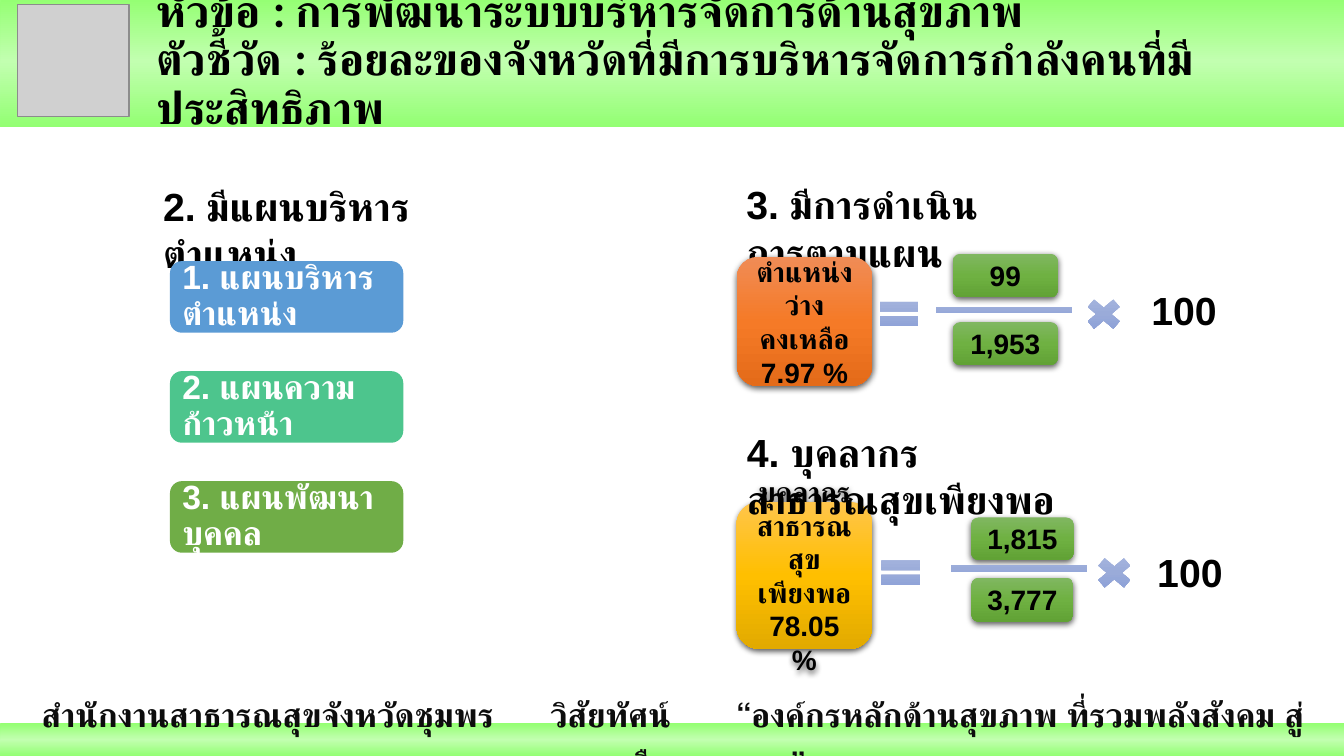
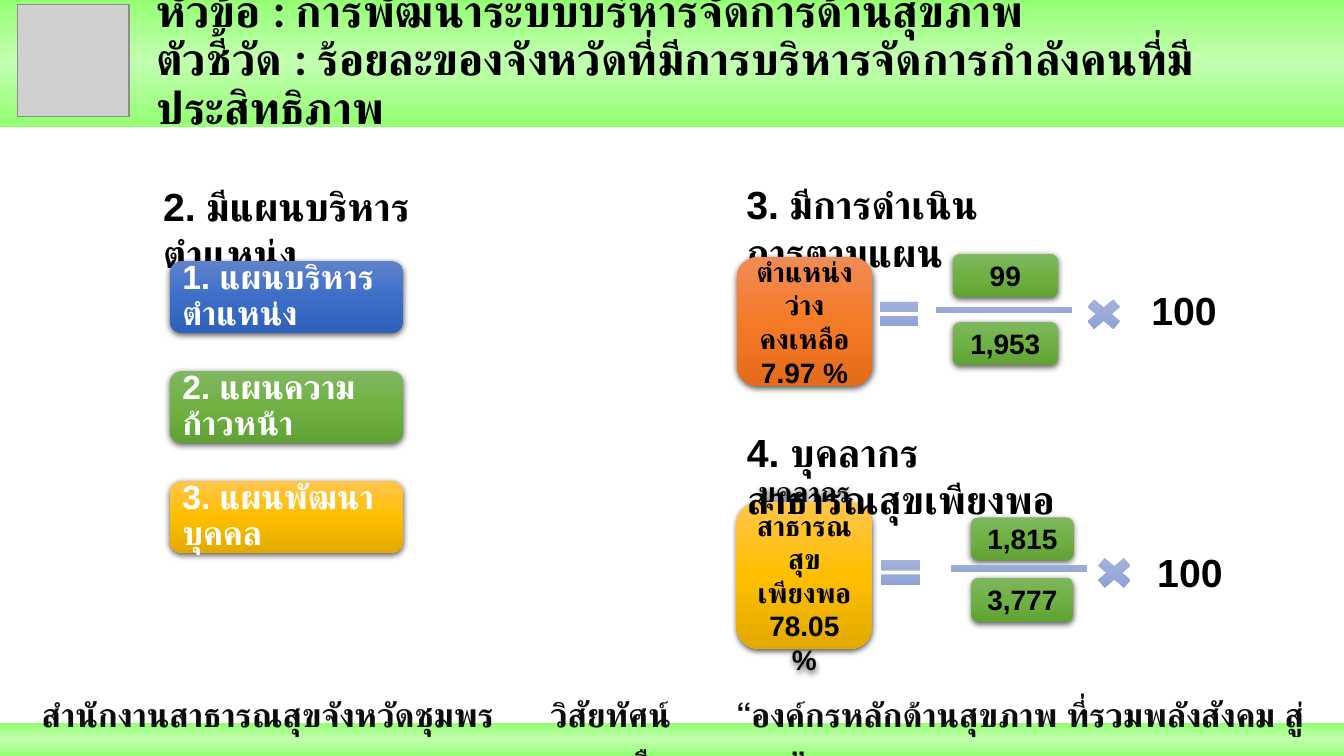
Before and after one commit to joblackpoc/Jobs_SSJ, a slide deck: slide 23 of นิเทศก์/Ready/รอส่งพี่กอบ/Poc_Mix_2_นิเทศก์ใหม่.pptx. Drawn at 1344x756 pixels with LibreOffice and Linux fonts; fonts in the diff are those of the drawing; grey boxes stand for pictures. Boxes give left, top, right and bottom in pixels: in the first picture for what was removed or moved away, otherwise in the second. Text is boxed around its words. In the diff, an @@ line names an element or a change of style, - is before the commit and + after.

```diff
--- a/นิเทศก์/Ready/รอส่งพี่กอบ/Poc_Mix_2_นิเทศก์ใหม่.pptx
+++ b/นิเทศก์/Ready/รอส่งพี่กอบ/Poc_Mix_2_นิเทศก์ใหม่.pptx
@@ rounded rectangle at box(170, 261, 403, 333): fill #5B9BD5 to gradient #6183CB to #3E70CA to #3062BB; shadow on @@
@@ rounded rectangle at box(170, 371, 403, 443): fill #4DC58D to gradient #81B861 to #6FB242 to #62A336; shadow on @@
@@ rounded rectangle at box(170, 481, 403, 553): fill #70AD47 to gradient #FFC64B to #FFC000 to #E3AB00; shadow on @@
```
Also in this commit, not shown: 13 other slides changed, 1 other file.
